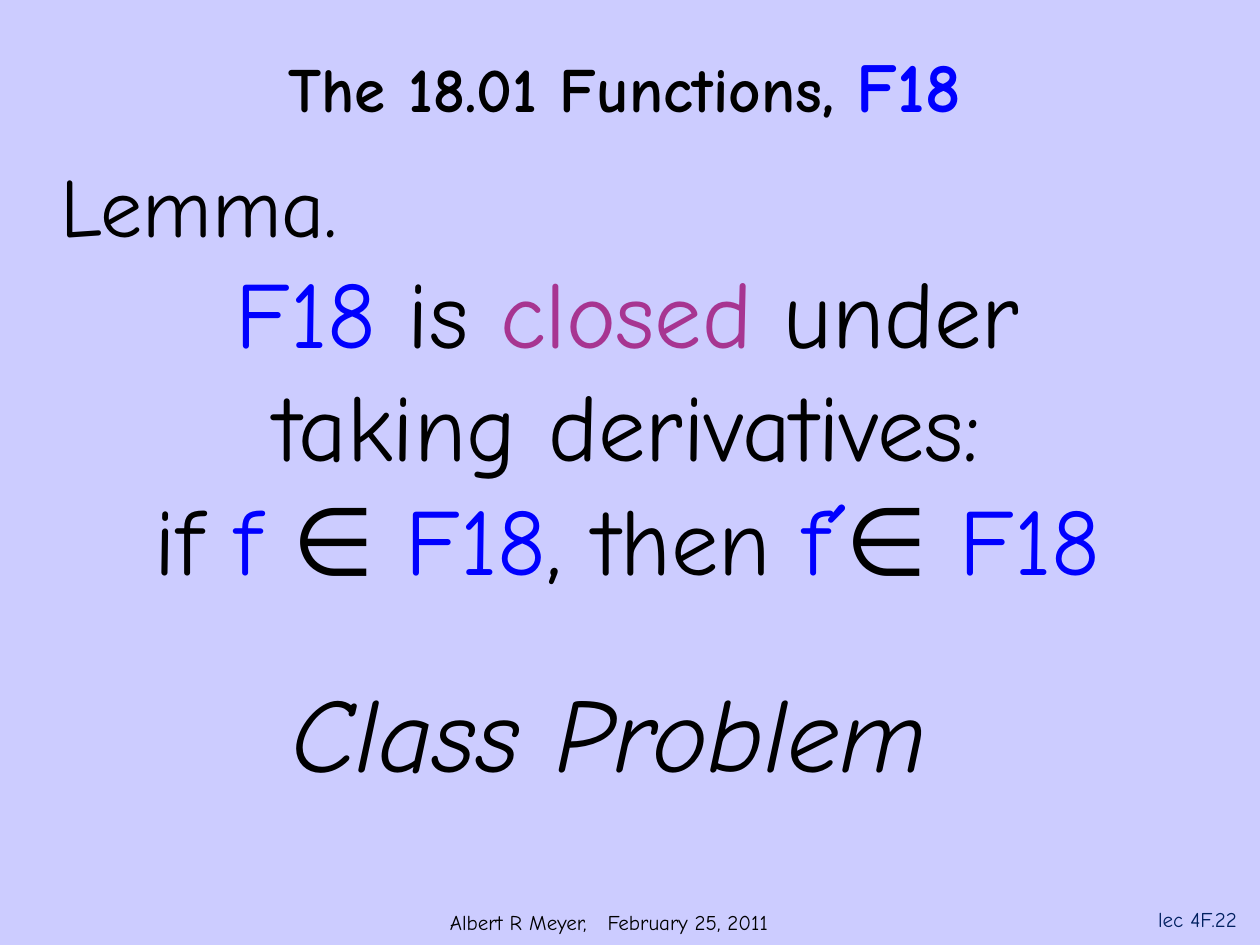
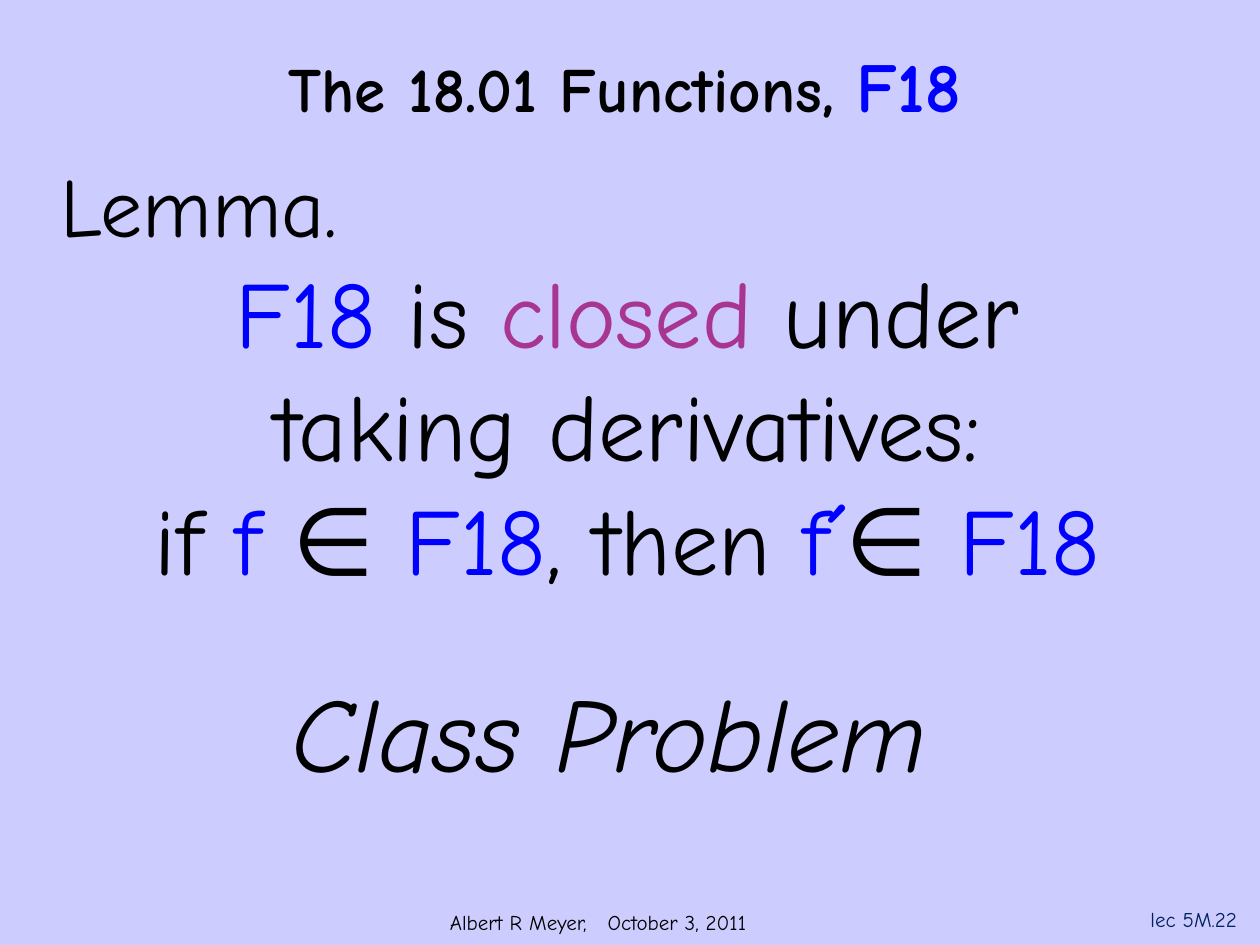
Before and after one commit to armeyer/mcs_web, a slide deck: slide 22 of fall11/slidesF11/slides5m.pptx. Drawn at 1260x945 pixels with LibreOffice and Linux fonts; fonts in the diff are those of the drawing; background and template pictures are left out. Boxes give left, top, right and bottom in pixels: in the first picture for what was removed or moved away, otherwise in the second. Text is boxed around its words. In the diff, an @@ line names an element or a change of style, - is before the commit and + after.

Commit message:
slides5m

```diff
--- a/fall11/slidesF11/slides5m.pptx
+++ b/fall11/slidesF11/slides5m.pptx
@@ text at bbox=[450, 915, 746, 934]: text changed @@
-Albert R Meyer, February 25, 2011
+Albert R Meyer, October 3, 2011
@@ page number at bbox=[1150, 913, 1237, 927]: text changed @@
-lec 4F.22
+lec 5M.22
```
Also in this commit, not shown: 52 other slides changed.
